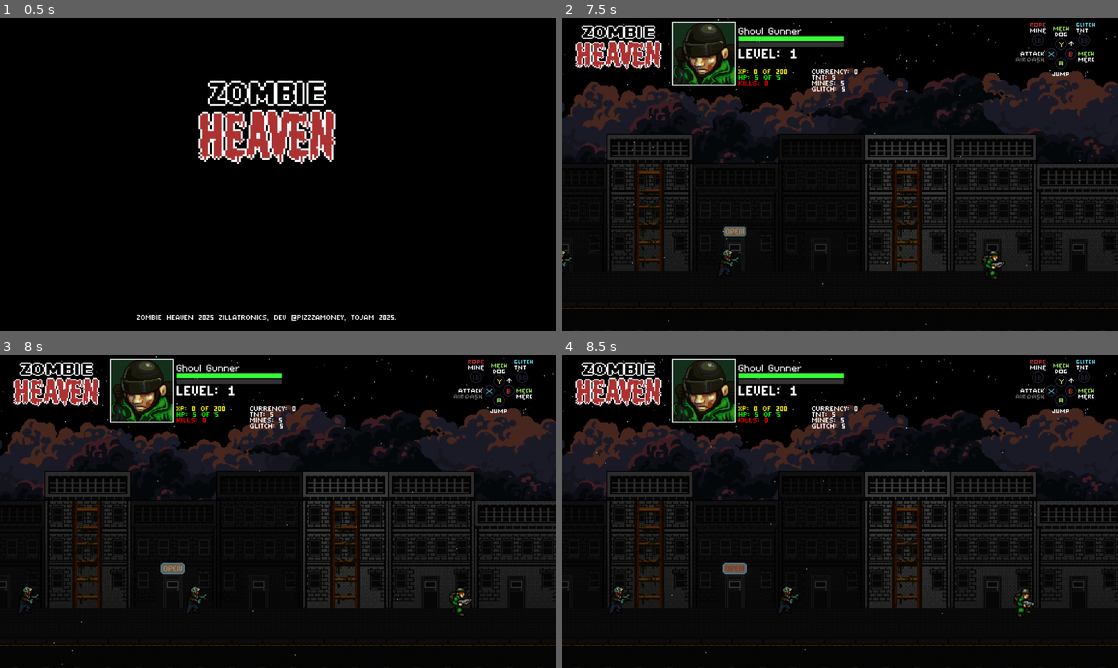
Above: before the commit, frames 1-4 (two rows, left to right).
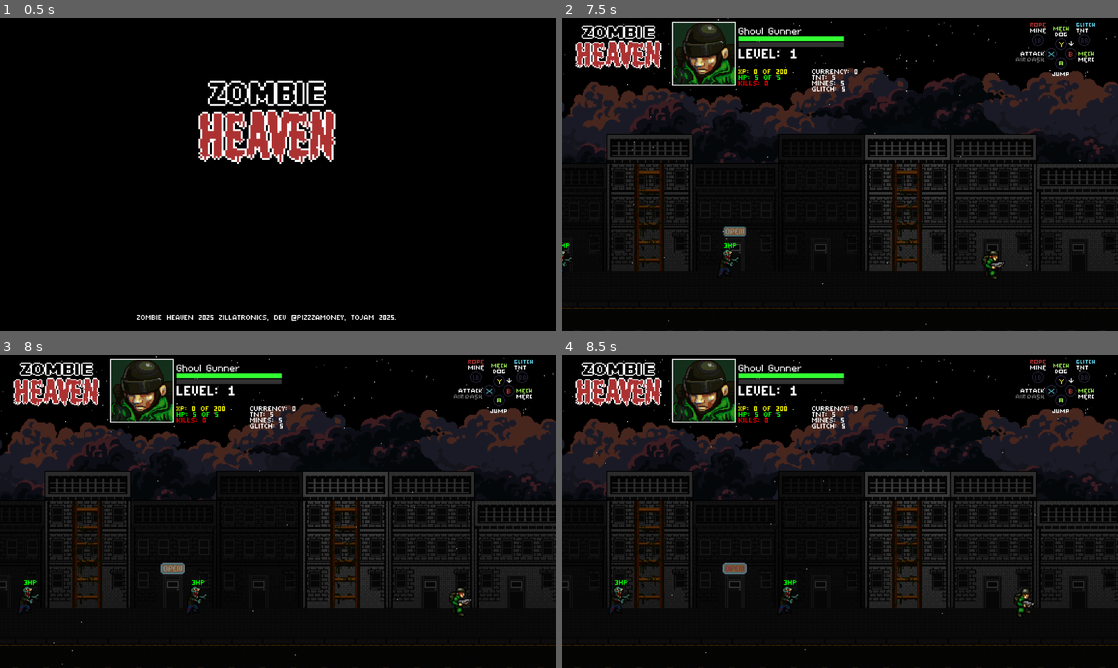
Above: after the commit, the same moments.

Repository: Tekknobot/ZombieSlug
Game: Godot game, scene res://Scenes/Titlescreen.tscn
Same seed, same stepped clock (60 frames per second), same inputs: the game is played once before the commit and once after it.
Inputs:
- Up to frame 1 (0.5 s): no input
- Up to frame 2 (7.5 s): tap Enter (ui_accept) at 0.5, 0.77, 1.52, 3.02, 3.77, 4.52, 6.02, 6.77 s; hold Right (ui_right) 0.53-1.28 s; hold Down (ui_down) 1.28-2.03 s; hold Right (ui_right) 2.03-2.78 s; hold Up (ui_up) 2.78-3.53 s; hold Left (ui_left) 3.53-5.03 s; hold Down (ui_down) 5.03-5.78 s; hold Right (ui_right) 5.78-6.53 s; hold Up (ui_up) 6.53-7.28 s; hold Right (ui_right) from 7.28 s (still down)
- Up to frame 3 (8 s): keep holding Right (ui_right); tap Enter (ui_accept) at 7.52 s
- Up to frame 4 (8.5 s): release Right (ui_right) at 8.03 s; hold Down (ui_down) from 8.03 s (still down)

Frame 1 is identical in both runs. In frame 2, less than 0.1% of the frame differs, in the area x 0-92%, y 7-74%; in frame 3, less than 0.1%, in the area x 4-92%, y 7-74%; in frame 4, less than 0.1%.

Commit message:
Add zombie health label.

Diff:
--- a/Scenes/Sprites/zombie.tscn
+++ b/Scenes/Sprites/zombie.tscn
@@ -44,6 +44,7 @@
 [ext_resource type="Texture2D" uid="uid://b35xkorashy3" path="res://Scenes/Sprites/zombie/move/zomb6.png" id="39_dp0bc"]
 [ext_resource type="AudioStream" uid="uid://b8orw1u5dj45q" path="res://Audio/SFX/hitHurt.wav" id="41_r82yv"]
 [ext_resource type="AudioStream" uid="uid://dg6i58j3chf0p" path="res://Audio/Zombie/zombie_massacre_vocal_attack_short_02.wav" id="42_nbebp"]
+[ext_resource type="FontFile" uid="uid://buw362wjb8o8d" path="res://Fonts/magofonts/mago2.ttf" id="45_r0rwi"]
 
 [sub_resource type="ShaderMaterial" id="ShaderMaterial_sxfp4"]
 shader = ExtResource("2_3ka2c")
@@ -196,6 +197,12 @@
 
 [sub_resource type="CircleShape2D" id="CircleShape2D_n5t24"]
 radius = 11.0
+
+[sub_resource type="ShaderMaterial" id="ShaderMaterial_2iqh7"]
+shader = ExtResource("2_3ka2c")
+shader_parameter/active = false
+shader_parameter/pulse_speed = 6.0
+shader_parameter/glow_color = Vector3(1, 0.8, 0.2)
 
 [node name="Zombie" type="CharacterBody2D" groups=["Zombie"]]
 script = ExtResource("1_75npq")
@@ -233,3 +240,11 @@
 gravity = Vector2(0, 2)
 angular_velocity_min = -254.54
 angular_velocity_max = -254.54
+
+[node name="HealthLabel" type="Label" parent="."]
+material = SubResource("ShaderMaterial_2iqh7")
+offset_top = -48.0
+offset_right = 40.0
+offset_bottom = -35.0
+theme_override_fonts/font = ExtResource("45_r0rwi")
+text = "3HP"
--- a/Scenes/Sprites/zombie_xl.tscn
+++ b/Scenes/Sprites/zombie_xl.tscn
@@ -44,6 +44,13 @@
 [ext_resource type="Texture2D" uid="uid://b35xkorashy3" path="res://Scenes/Sprites/zombie/move/zomb6.png" id="40_mpuva"]
 [ext_resource type="AudioStream" uid="uid://b8orw1u5dj45q" path="res://Audio/SFX/hitHurt.wav" id="41_8m5s6"]
 [ext_resource type="AudioStream" uid="uid://dg6i58j3chf0p" path="res://Audio/Zombie/zombie_massacre_vocal_attack_short_02.wav" id="42_6iv6d"]
+[ext_resource type="FontFile" uid="uid://buw362wjb8o8d" path="res://Fonts/magofonts/mago2.ttf" id="45_lnxyb"]
+
+[sub_resource type="ShaderMaterial" id="ShaderMaterial_uvie5"]
+shader = ExtResource("2_2xdt0")
+shader_parameter/active = false
+shader_parameter/pulse_speed = 6.0
+shader_parameter/glow_color = Vector3(1, 0.8, 0.2)
 
 [sub_resource type="ShaderMaterial" id="ShaderMaterial_a5ste"]
 shader = ExtResource("2_2xdt0")
@@ -201,6 +208,7 @@
 radius = 11.0
 
 [node name="Zombie" type="CharacterBody2D" groups=["Zombie"]]
+material = SubResource("ShaderMaterial_uvie5")
 script = ExtResource("1_roq74")
 max_health = 15
 
@@ -241,3 +249,10 @@
 angular_velocity_max = -254.54
 scale_amount_min = 2.0
 scale_amount_max = 2.0
+
+[node name="HealthLabel" type="Label" parent="."]
+offset_top = -83.0
+offset_right = 40.0
+offset_bottom = -70.0
+theme_override_fonts/font = ExtResource("45_lnxyb")
+text = "3HP"
--- a/Scripts/game_over_manager.gd
+++ b/Scripts/game_over_manager.gd
@@ -4,10 +4,10 @@
 @export var fade_duration := 0.5    # seconds to fade in
 @export var fade_target   := 0.8    # alpha at end of fade
 
-@onready var fade        := $Fade
-@onready var menu        := $Menu
-@onready var restart_btn := $Menu/VBoxContainer/HBoxContainer/Restart
-@onready var quit_btn    := $Menu/VBoxContainer/HBoxContainer/Quit
+@onready var fade        	:= $Fade
+@onready var menu        	:= $Menu
+@onready var restart_btn 	:= $Menu/VBoxContainer/HBoxContainer/Restart
+@onready var quit_btn    	:= $Menu/VBoxContainer/HBoxContainer/Quit
 @onready var GameOverSfx    := $GameOverSfx
 
 var _is_fading := false
--- a/Scripts/soldier.gd
+++ b/Scripts/soldier.gd
@@ -231,7 +231,7 @@
 
 	# ——— Summon Dog or Mech ———
 	if Input.is_action_just_pressed("dog"):
-		if Input.is_action_pressed("ui_up") and mech_cooldown_timer.is_stopped():
+		if Input.is_action_pressed("ui_down") and mech_cooldown_timer.is_stopped():
 			_spawn_mech()
 			mech_cooldown_timer.start()
 		elif dog_cooldown_timer.is_stopped():
@@ -240,7 +240,7 @@
 
 	# ——— Summon Merc or Mech Panther ———
 	if Input.is_action_just_pressed("merc"):
-		if Input.is_action_pressed("ui_up") and mech_panther_cooldown_timer.is_stopped():
+		if Input.is_action_pressed("ui_down") and mech_panther_cooldown_timer.is_stopped():
 			_spawn_mech_panther()
 			mech_panther_cooldown_timer.start()
 		elif merc_cooldown_timer.is_stopped():
--- a/Scripts/zombie.gd
+++ b/Scripts/zombie.gd
@@ -14,6 +14,7 @@
 
 @onready var hit_sfx: AudioStreamPlayer2D   = $HitSfx
 @onready var death_sfx: AudioStreamPlayer2D = $DeathSfx
+@onready var health_label: Label = $HealthLabel
 
 # Internal state
 var speed: float   = 0.0
@@ -33,6 +34,7 @@
 	randomize()
 	speed  = randi_range(int(min_speed), int(max_speed))
 	health = max_health
+	update_health_label()
 	print("Zombie speed=", speed, "health=", health)
 
 	attack_timer = Timer.new()
@@ -117,10 +119,14 @@
 	flash()  # your red‐flash helper
 
 	health -= amount
+	update_health_label()
+
 	print("Zombie took", amount, "damage; remaining=", health)
 
 	if health <= 0:
 		is_dead = true
+		update_health_label()   # will show “0 HP” in red
+		health_label.hide()
 
 		# 1) award kill + XP
 		Playerstats.add_kill(xp_award)
@@ -240,3 +246,20 @@
 	position      = _shake_orig_pos
 	set_process(false)
 	_shake_timer.queue_free()
+
+func update_health_label() -> void:
+	if not is_instance_valid(health_label):
+		return
+
+	# Show “X HP”
+	health_label.text = "%dHP" % health
+	# Choose a color tier: >66% green, >33% yellow, else red
+	var pct := float(health) / float(max_health)
+	var tint := Color(1, 1, 1)
+	if pct > 0.66:
+		tint = Color(0, 1, 0)
+	elif pct > 0.33:
+		tint = Color(1, 1, 0)
+	else:
+		tint = Color(1, 0, 0)
+	health_label.modulate = tint
--- a/Scripts/zombie_spawner.gd
+++ b/Scripts/zombie_spawner.gd
@@ -46,9 +46,9 @@
 
 	var lvl = Playerstats.level
 	if lvl > 1 and z.has_method("take_damage"):
-		# grow health by 10% each level (compounds)
+		# grow health by 40% each level (compounds)
 		var base = z.max_health
-		var scale = pow(1.45, lvl - 1)      # 1.10 == +10% per level
+		var scale = pow(1.40, lvl - 1)      # 1.10 == +10% per level
 		z.max_health = int(base * scale)
 		z.health     = z.max_health
 
@@ -89,12 +89,27 @@
 	else:
 		side = 1
 
-	var boss = boss_scene.instantiate()
+	var spawn_pos = Vector2(
+		player.global_position.x + side * spawn_distance,
+		global_position.y
+	)
+
+	# instantiate the boss
+	var boss = boss_scene.instantiate() as CharacterBody2D
 	boss.global_position = Vector2(
 		player.global_position.x + side * spawn_distance * 1.5,
 		global_position.y
 	)
+
+	# scale boss health by level (e.g. +50% per level)
+	var lvl = Playerstats.level
+	if lvl > 1 and boss.has_method("take_damage"):
+		var base = boss.max_health
+		var scale = pow(1.50, lvl - 1)     # 1.50 == +50% per level
+		boss.max_health = int(base * scale)
+		boss.health     = boss.max_health
+
 	if not boss.is_in_group("Zombie"):
 		boss.add_to_group("Zombie")
 	get_tree().get_current_scene().add_child(boss)
-	print("Boss spawned for level ", Playerstats.level)
+	print("Boss spawned for level ", lvl, " with max_health=", boss.max_health)
--- a/project.godot
+++ b/project.godot
@@ -27,7 +27,7 @@
 
 [display]
 
-window/size/mode=2
+window/size/mode=3
 window/stretch/mode="viewport"
 
 [input]
Not shown: 1 places in Scenes/Sprites/zombie.tscn that only renumber resources
Not shown: 1 places in Scenes/Sprites/zombie_xl.tscn that only renumber resources
Binary file changed: UI/buttons.png
